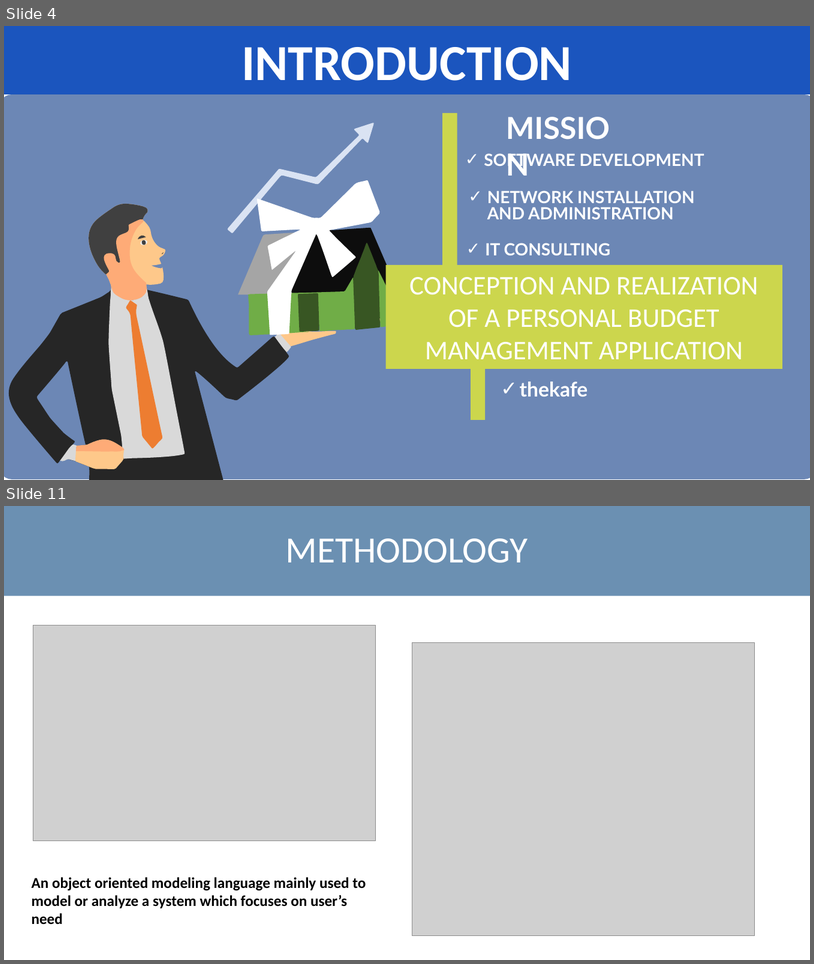
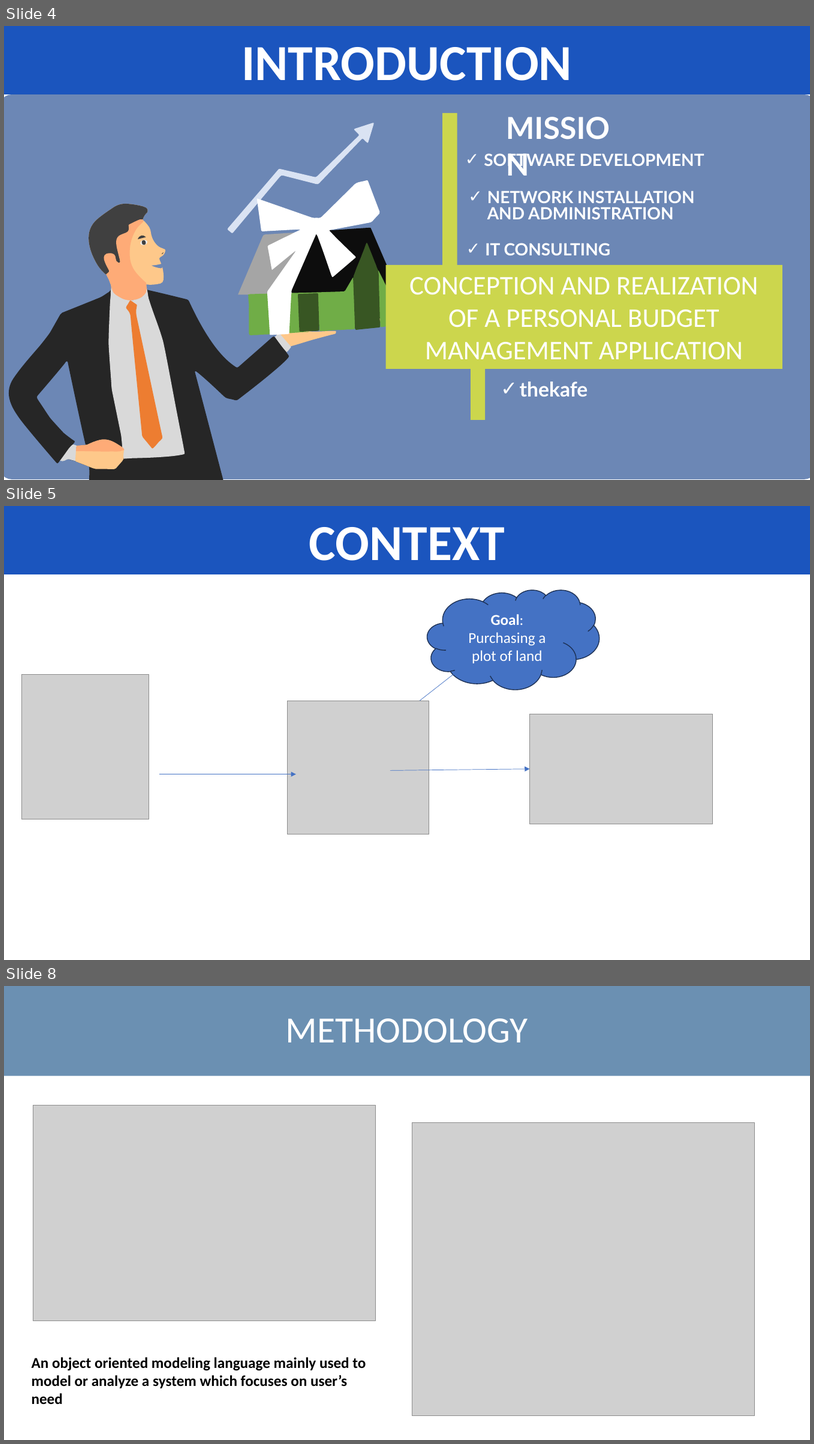
Before and after one commit to kanzuesther/level-2-report-and-diagrams, a slide deck: Presentation1.pptx. Shown one above the other, each under a label of ours: slides 4 and 11 before the commit, slides 4, 5 and 8 after it; the slides between them are not shown. The pictures are 814x964 and 814x1444 pixels, drawn with LibreOffice and Linux fonts; fonts in the diff are those of the drawing; grey boxes stand for pictures. Boxes give left, top, right and bottom in pixels: in the first picture for what was removed or moved away, otherwise in the second. Text is boxed around its words. In the diff, an @@ line names an element or a change of style, - is before the commit and + after.

```diff
--- a/Presentation1.pptx
+++ b/Presentation1.pptx
@@ slide 5 added at box(4, 506, 810, 960), background #FFFFFF @@
@@ title added at box(4, 506, 810, 574), fill #1B55BE, 60 pt, text #FFFFFF, bold @@
+CONTEXT
@@ cloud added at box(428, 589, 600, 690), fill #4472C4, outline #1E3256 1 pt, 18 pt, text #FFFFFF @@
+Goal: Purchasing a plot of land
@@ picture added at box(21, 675, 149, 819) @@
@@ line added from (458, 670) to (353, 753), #4472C4 0.5 pt @@
@@ picture added at box(288, 701, 429, 834) @@
@@ picture added at box(530, 714, 713, 823) @@
@@ arrow added from (159, 774) to (296, 774), #4472C4 0.5 pt @@
@@ arrow added from (390, 771) to (530, 769), #4472C4 0.5 pt @@
@@ what was slide 11 is now slide 8 @@
```
Also in this commit, not shown: 5 slides changed, 4 slides removed, 1 other file.
